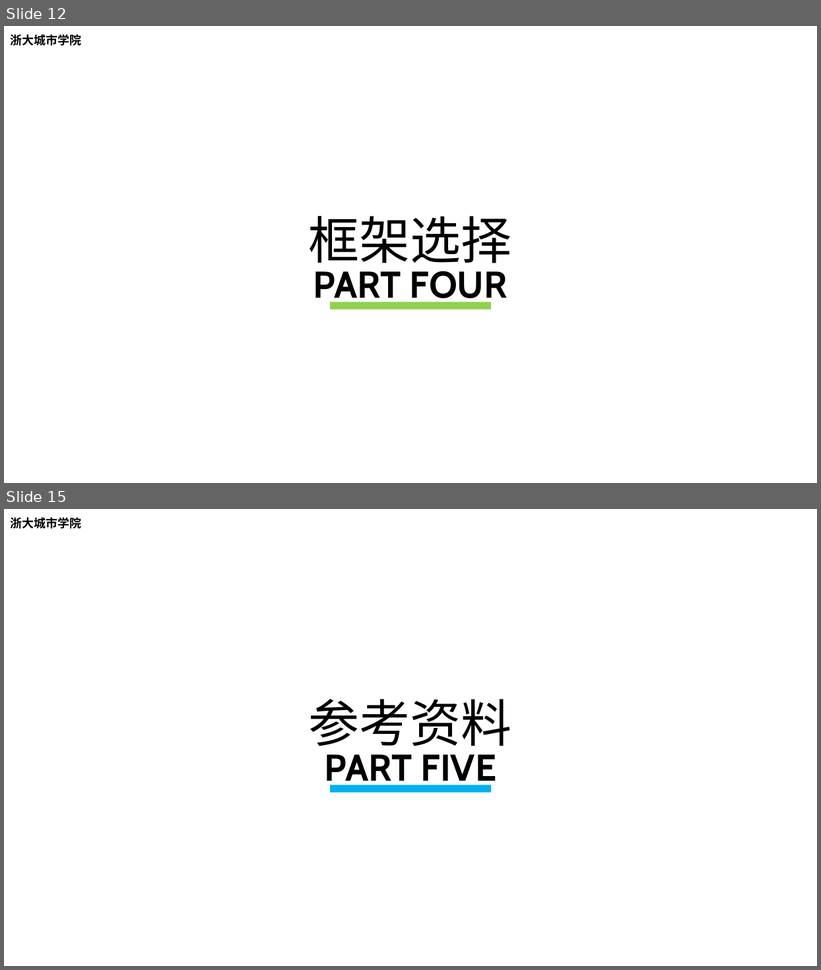
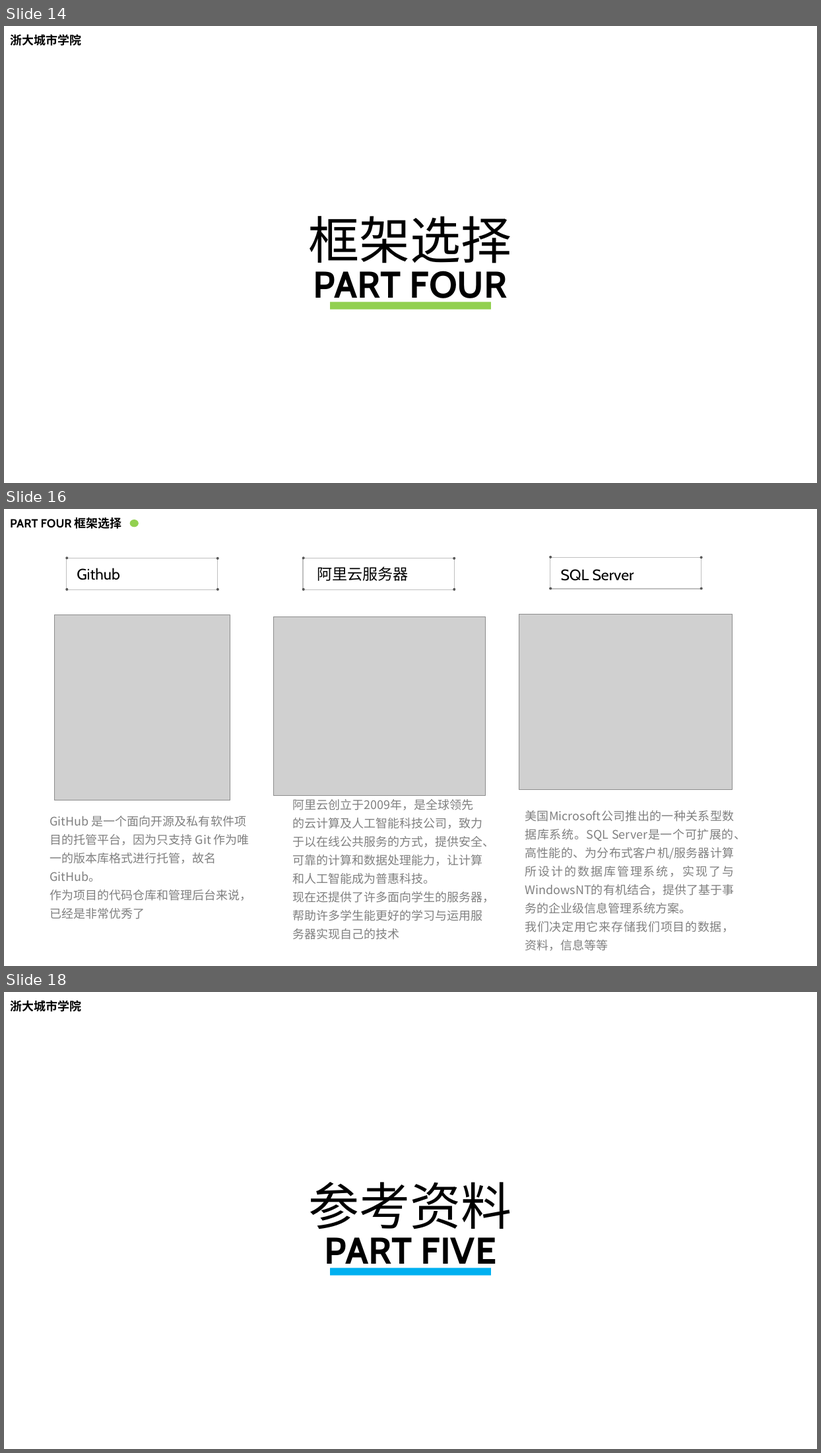
Before and after one commit to ZUCC-SE2020-2021-1-G06/Fishes_Music, a slide deck: ppt/SE2020-G06-小组预备作业.pptx. Shown one above the other, each under a label of ours: slides 12 and 15 before the commit, slides 14, 16 and 18 after it; the slides between them are not shown. The pictures are 821x970 and 821x1453 pixels, drawn with LibreOffice and Linux fonts; fonts in the diff are those of the drawing; grey boxes stand for pictures; background and template pictures are left out. Boxes give left, top, right and bottom in pixels: in the first picture for what was removed or moved away, otherwise in the second. Text is boxed around its words. In the diff, an @@ line names an element or a change of style, - is before the commit and + after.

```diff
--- a/ppt/SE2020-G06-小组预备作业.pptx
+++ b/ppt/SE2020-G06-小组预备作业.pptx
@@ slide 16 added at bbox=[4, 509, 817, 966], background #FFFFFF @@
@@ text added at bbox=[10, 517, 122, 529], 14 pt, text #000000, bold @@
+PART FOUR 框架选择
@@ ellipse added at bbox=[129, 520, 138, 527], fill #92D050 @@
@@ text added at bbox=[77, 568, 120, 580], 18 pt, text #000000 @@
+Github
@@ group added at bbox=[65, 557, 218, 591]: 4 ellipses, 1 rectangle @@
@@ text added at bbox=[317, 566, 409, 581], 18 pt, text #000000 @@
+阿里云服务器
@@ group added at bbox=[302, 557, 455, 591]: 4 ellipses, 1 rectangle @@
@@ group added at bbox=[549, 556, 703, 590]: 4 ellipses, 1 rectangle @@
@@ text added at bbox=[561, 569, 634, 581], 18 pt, text #000000 @@
+SQL Server
@@ picture added at bbox=[55, 615, 230, 801] @@
@@ picture added at bbox=[274, 617, 486, 795] @@
@@ picture added at bbox=[519, 615, 733, 790] @@
@@ text added at bbox=[293, 799, 495, 940], 14 pt, text #808080 @@
+阿里云创立于2009年，是全球领先的云计算及人工智能科技公司，致力于以在线公共服务的方式，提供安全、可靠的计算和数据处理能力，让计算和人工智能成为普惠科技。
+现在还提供了许多面向学生的服务器，帮助许多学生能更好的学习与运用服务器实现自己的技术
@@ text added at bbox=[50, 816, 252, 920], 14 pt, text #808080 @@
+GitHub 是一个面向开源及私有软件项目的托管平台，因为只支持 Git 作为唯一的版本库格式进行托管，故名 GitHub。
+作为项目的代码仓库和管理后台来说，已经是非常优秀了
@@ text added at bbox=[525, 811, 746, 951], 14 pt, text #808080 @@
+美国Microsoft公司推出的一种关系型数据库系统。SQL Server是一个可扩展的、高性能的、为分布式客户机/服务器计算所设计的数据库管理系统，实现了与WindowsNT的有机结合，提供了基于事务的企业级信息管理系统方案。
+我们决定用它来存储我们项目的数据，资料，信息等等
@@ what was slide 12 is now slide 14 @@
@@ what was slide 15 is now slide 18 @@
```
Also in this commit, not shown: 5 slides changed, 2 other slides added.
